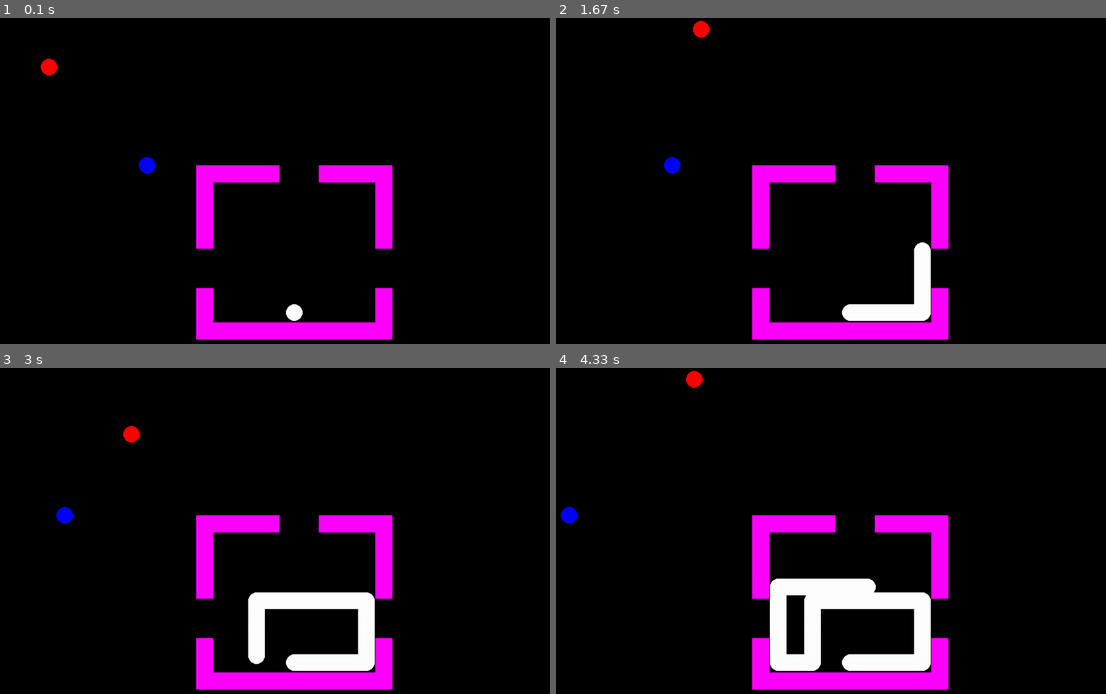
Above: before the commit, frames 1-4 (two rows, left to right).
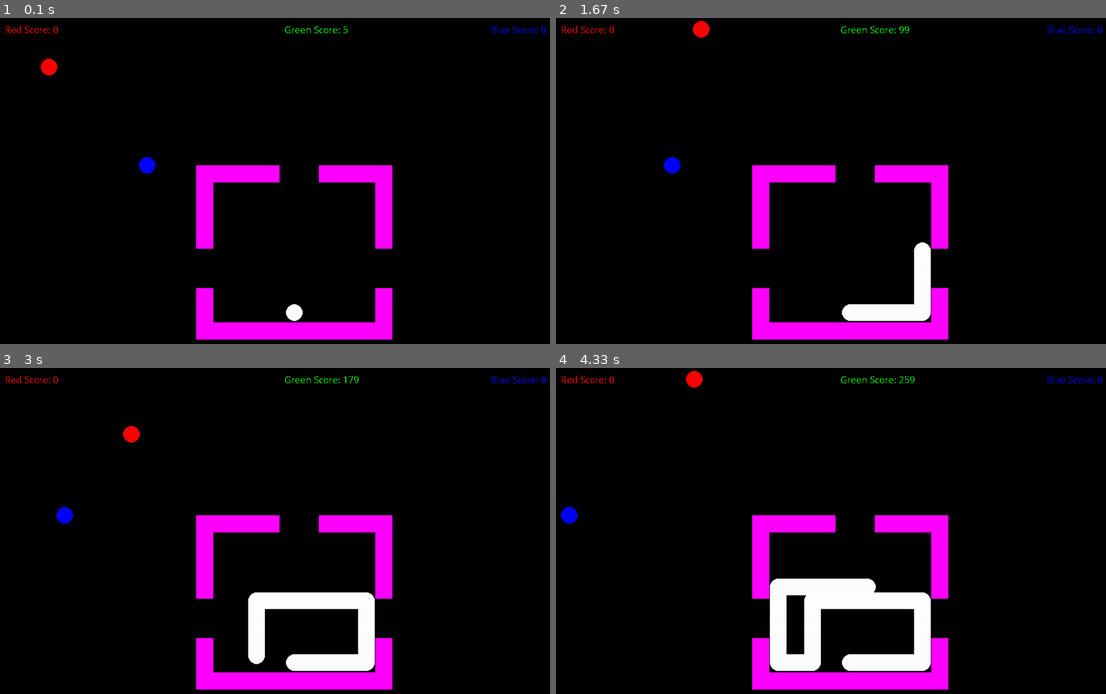
Above: after the commit, the same moments.

Repository: mcelrea/PyGameTag
Game: pygame game, started from Main.py
Two runs of this game, one before a commit and one after it. Both use one fixed random seed, a clock stepped at 60 frames per second and the inputs below.
Inputs:
- Up to frame 1 (0.1 s): no input
- Up to frame 2 (1.67 s): hold W 0.33-0.8 s; hold Right 0.33-0.8 s; hold Right 0.83-1.3 s; hold D 0.83-1.3 s; tap J at 0.9, 1.2, 1.4 s; tap I at 0.98 s; hold Up 1.33-1.63 s; hold W 1.33-1.63 s; tap K at 1.48 s
- Up to frame 3 (3 s): hold Right 1.67-2.13 s; hold D 1.67-2.13 s; tap J at 1.73, 2.03, 2.23, 2.53, 2.8 s; hold Left 2.17-2.7 s; hold A 2.17-2.7 s; tap I at 2.32 s; hold Down from 2.73 s (still down); hold S from 2.73 s (still down); tap K at 2.88 s
- Up to frame 4 (4.33 s): release Down at 3.03 s; release S at 3.03 s; hold Left 3.07-3.47 s; hold A 3.07-3.47 s; tap J at 3.13, 3.43, 3.57, 3.97, 4.27 s; hold Up 3.5-3.87 s; hold W 3.5-3.87 s; tap I at 3.65 s; hold Right from 3.9 s (still down); hold D from 3.9 s (still down); tap K at 4.05 s

The runs differ from the first frame. In frame 1, 0.3% of the frame differs, in the area x 1-100%, y 2-5%; in frame 2, 0.3%; in frame 3, 0.3%; in frame 4, 0.3%.

Commit message:
adding tag ability and score system

Diff:
--- a/Main.py
+++ b/Main.py
@@ -7,7 +7,9 @@
 
 #initializes all the modules required for PyGame
 pygame.init()
+pygame.font.init()
 clock = pygame.time.Clock()
+scoreFont = pygame.font.SysFont('Comic Sans MS', 20)
 
 #launch a window of the desired size, screen equals a Surface which is an object
 #we can perform graphical operations on. Think of a Surface as a blank piece of paper
@@ -16,10 +18,13 @@
 #variable to control the game loop, keeps our code running until we flip it to True
 done = False
 
-#player attributes (x, y, color, speed, it, reversed, score, up, down, left, right)
-redPlayer = [100, 100, (255,0,0), 5, False, False, 0, pygame.K_w, pygame.K_s, pygame.K_a, pygame.K_d]
-bluePlayer = [300, 300, (0,0,255), 5, False, False, 0, pygame.K_i, pygame.K_k, pygame.K_j, pygame.K_l]
-greenPlayer = [600, 600, (0,255,0), 5, False, False, 0, pygame.K_UP, pygame.K_DOWN, pygame.K_LEFT, pygame.K_RIGHT]
+tagDelay = 1000 #1000 = 1 second
+nextTagAllowed = 1000
+
+#player attributes (x, y, color, speed, it, reversed, score, up, down, left, right, score)
+redPlayer = [100, 100, (255,0,0), 5, False, False, 0, pygame.K_w, pygame.K_s, pygame.K_a, pygame.K_d, 0]
+bluePlayer = [300, 300, (0,0,255), 5, False, False, 0, pygame.K_i, pygame.K_k, pygame.K_j, pygame.K_l, 0]
+greenPlayer = [600, 600, (0,255,0), 5, False, False, 0, pygame.K_UP, pygame.K_DOWN, pygame.K_LEFT, pygame.K_RIGHT, 0]
 
 #create the maps
 map1Background = [pygame.Rect(0, 0, 400, 900),
@@ -44,6 +49,7 @@
         pygame.draw.rect(screen, (255,0,255), mapWalls[i], 0)
 
 
+# Create Task: Algorithm within an Algorithm
 def checkForInput(player):
     oldx = player[0]
     oldy = player[1]
@@ -74,6 +80,44 @@
         player[0] = oldx
         player[1] = oldy
 
+
+def checkForTag():
+    global nextTagAllowed
+    if pygame.time.get_ticks() > nextTagAllowed:
+        redHitBox = pygame.Rect(redPlayer[0] - 17, redPlayer[1] - 17, 34, 34)
+        blueHitBox = pygame.Rect(bluePlayer[0] - 17, bluePlayer[1] - 17, 34, 34)
+        greenHitBox = pygame.Rect(greenPlayer[0] - 17, greenPlayer[1] - 17, 34, 34)
+        if redPlayer[4] == True:
+            if redHitBox.colliderect(blueHitBox):
+                bluePlayer[4] = True
+                redPlayer[4] = False
+                nextTagAllowed = pygame.time.get_ticks() + tagDelay
+            elif redHitBox.colliderect(greenHitBox):
+                greenPlayer[4] = True
+                redPlayer[4] = False
+                nextTagAllowed = pygame.time.get_ticks() + tagDelay
+        elif bluePlayer[4] == True:
+            if blueHitBox.colliderect(redHitBox):
+                redPlayer[4] = True
+                bluePlayer[4] = False
+                nextTagAllowed = pygame.time.get_ticks() + tagDelay
+            elif blueHitBox.colliderect(greenHitBox):
+                greenPlayer[4] = True
+                bluePlayer[4] = False
+                nextTagAllowed = pygame.time.get_ticks() + tagDelay
+        elif greenPlayer[4] == True:
+            if greenHitBox.colliderect(blueHitBox):
+                bluePlayer[4] = True
+                greenPlayer[4] = False
+                nextTagAllowed = pygame.time.get_ticks() + tagDelay
+            elif greenHitBox.colliderect(redHitBox):
+                redPlayer[4] = True
+                greenPlayer[4] = False
+                nextTagAllowed = pygame.time.get_ticks() + tagDelay
+
+
+
+
 def isPlayerOffScreen(player):
     if player[0] < 17:
         return True
@@ -118,6 +162,30 @@
 elif whoIsIt == 2:
     bluePlayer[4] = True
 
+def updateScore():
+    if redPlayer[4] == True:
+        redPlayer[11] += 1
+    elif greenPlayer[4] == True:
+        greenPlayer[11] += 1
+    elif bluePlayer[4] == True:
+        bluePlayer[11] += 1
+
+def drawScore():
+    textSurface = scoreFont.render("Red Score: " + str(redPlayer[11]),
+                                   False,
+                                   (255,0,0))
+    screen.blit(textSurface, (10, 10))
+
+    textSurface = scoreFont.render("Green Score: " + str(greenPlayer[11]),
+                                   False,
+                                   (0, 255, 0))
+    screen.blit(textSurface, (580, 10))
+
+    textSurface = scoreFont.render("Blue Score: " + str(bluePlayer[11]),
+                                   False,
+                                   (0, 0, 255))
+    screen.blit(textSurface, (1000, 10))
+
 #continually run the game loop until done is switch to True
 while not done:
 
@@ -135,12 +203,16 @@
     checkForInput(redPlayer)
     checkForInput(bluePlayer)
     checkForInput(greenPlayer)
+
+    checkForTag()
+    updateScore()
 
     #draw all the graphics
     drawMap(map1Background, map1Walls)
     drawPlayer(redPlayer)
     drawPlayer(greenPlayer)
     drawPlayer(bluePlayer)
+    drawScore()
 
     #Show any graphical updates you have made to the screen
     pygame.display.flip()
